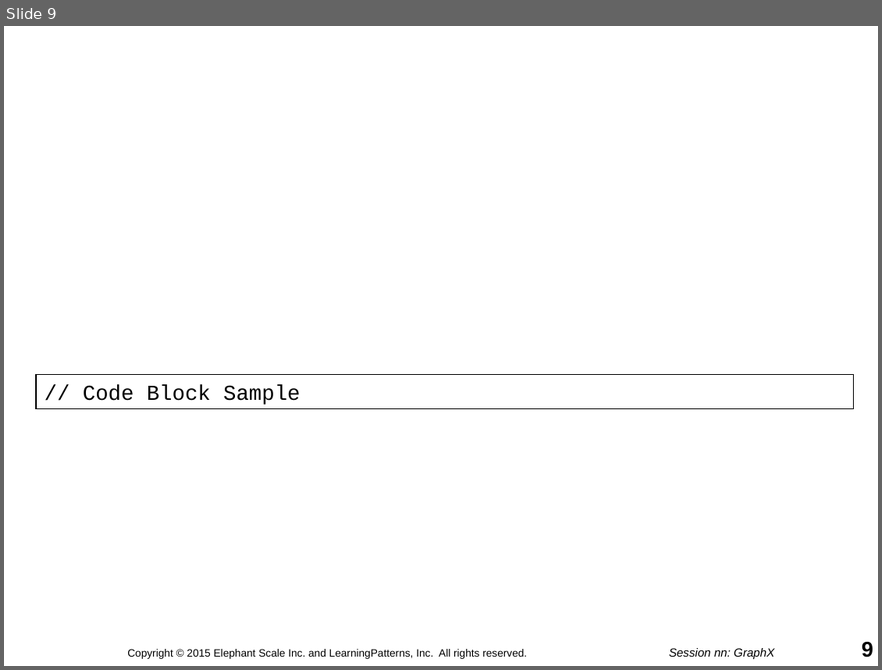
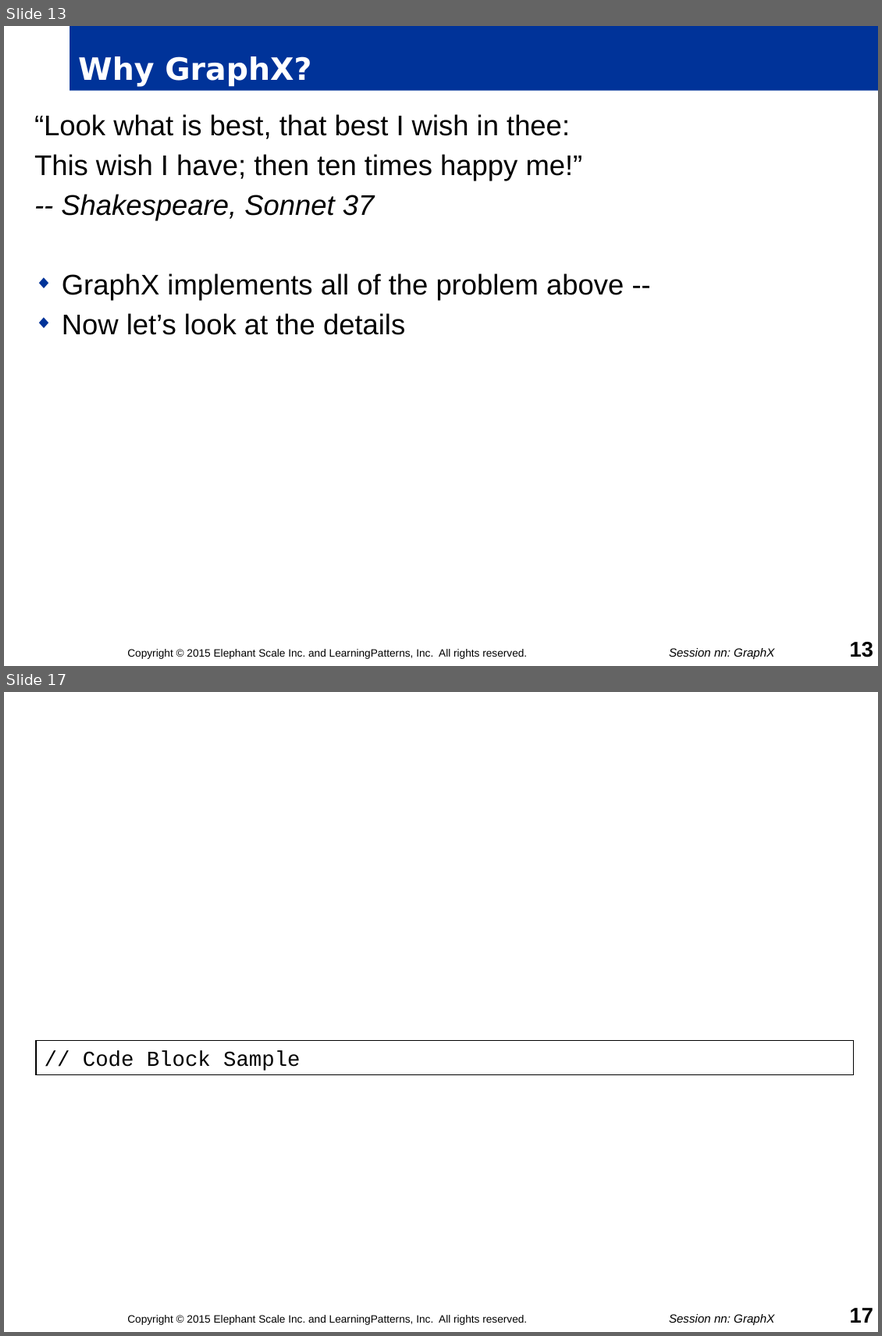
Before and after one commit to mattvinks/spark-labs, a slide deck: slides/nn_GraphX.pptm. Shown one above the other, each under a label of ours: slide 9 before the commit, slides 13 and 17 after it; the slides between them are not shown. The pictures are 882x670 and 882x1336 pixels, drawn with LibreOffice and Linux fonts; fonts in the diff are those of the drawing; background and template pictures are left out. Boxes give left, top, right and bottom in pixels: in the first picture for what was removed or moved away, otherwise in the second. Text is boxed around its words. In the diff, an @@ line names an element or a change of style, - is before the commit and + after.

```diff
--- a/slides/nn_GraphX.pptm
+++ b/slides/nn_GraphX.pptm
@@ slide 13 added at (x1=4, y1=26, x2=878, y2=666), background #FFFFFF @@
@@ title added at (x1=70, y1=26, x2=878, y2=91), fill #003399, 26 pt, text #FFFFFF, bold @@
+Why GraphX?
@@ text added at (x1=34, y1=114, x2=623, y2=335), 24 pt, text #000000 @@
+“Look what is best, that best I wish in thee:
+This wish I have; then ten times happy me!”
+-- Shakespeare, Sonnet 37
+◆ GraphX implements all of the problem above --
+◆ Now let’s look at the details
@@ text added at (x1=127, y1=648, x2=527, y2=659), 9 pt, text #000000 @@
+Copyright © 2015 Elephant Scale Inc. and LearningPatterns, Inc. All rights reserved.
@@ text added at (x1=669, y1=648, x2=774, y2=659), 10 pt, text #000000, italic @@
+Session nn: GraphX
@@ page number added at (x1=850, y1=641, x2=873, y2=657), 18 pt, text #000000, bold @@
+13
@@ what was slide 9 is now slide 17 @@
@@ page number at (x1=850, y1=1307, x2=873, y2=1322): text changed @@
-9
+17
```
Also in this commit, not shown: 3 slides changed, 8 other slides added, 1 slide removed.
